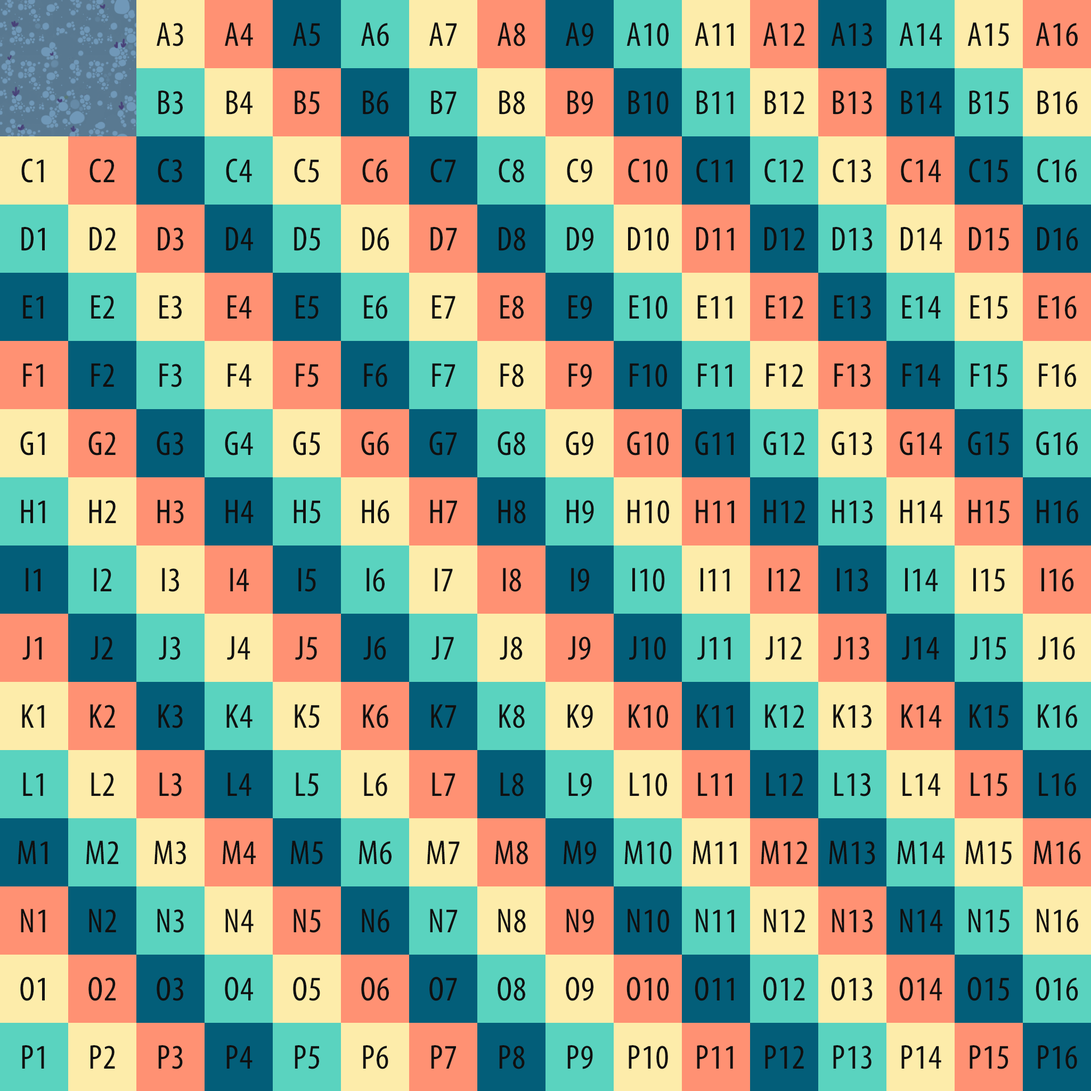
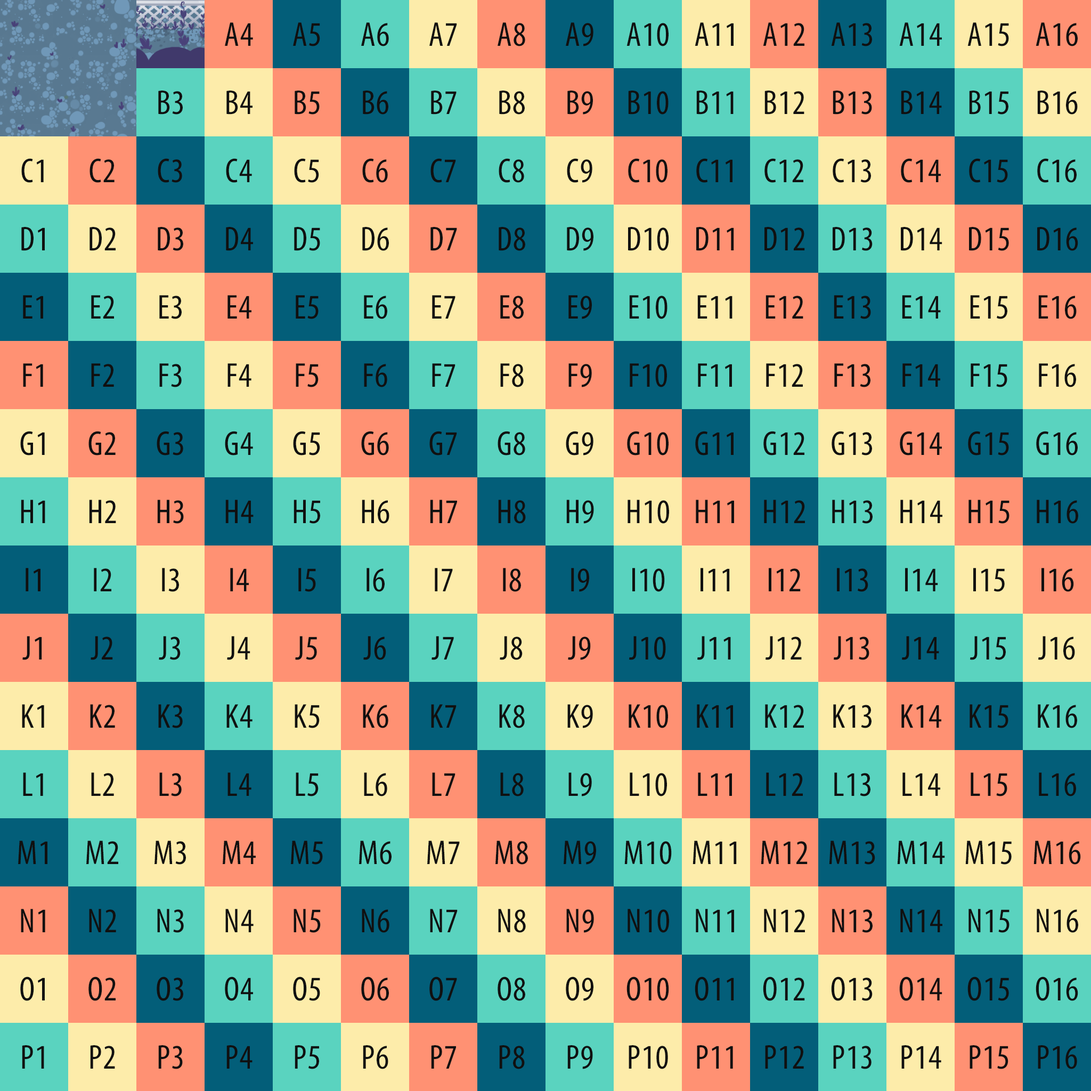
Layers edited between the first and the second w=1091, h=1091 image:
added layer "Layer 3 copy" above "Layer 3" over [136, 0, 205, 69]
added layer "Layer 3" above "Layer 2" over [136, 0, 205, 69]
